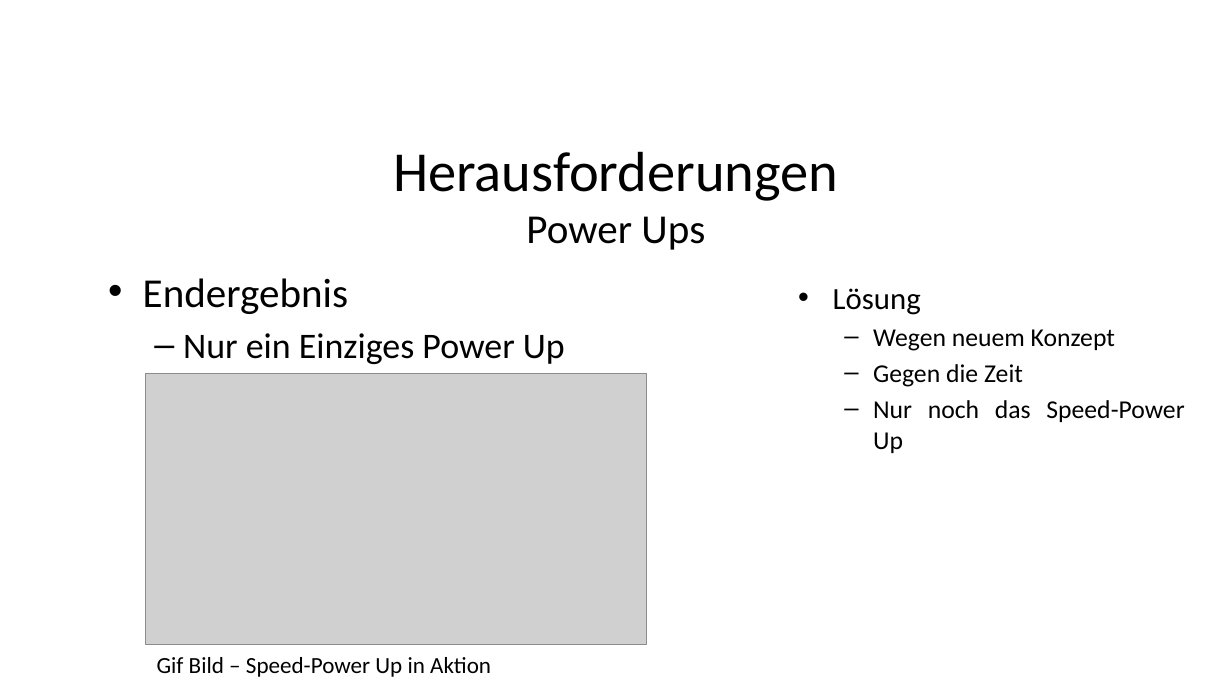
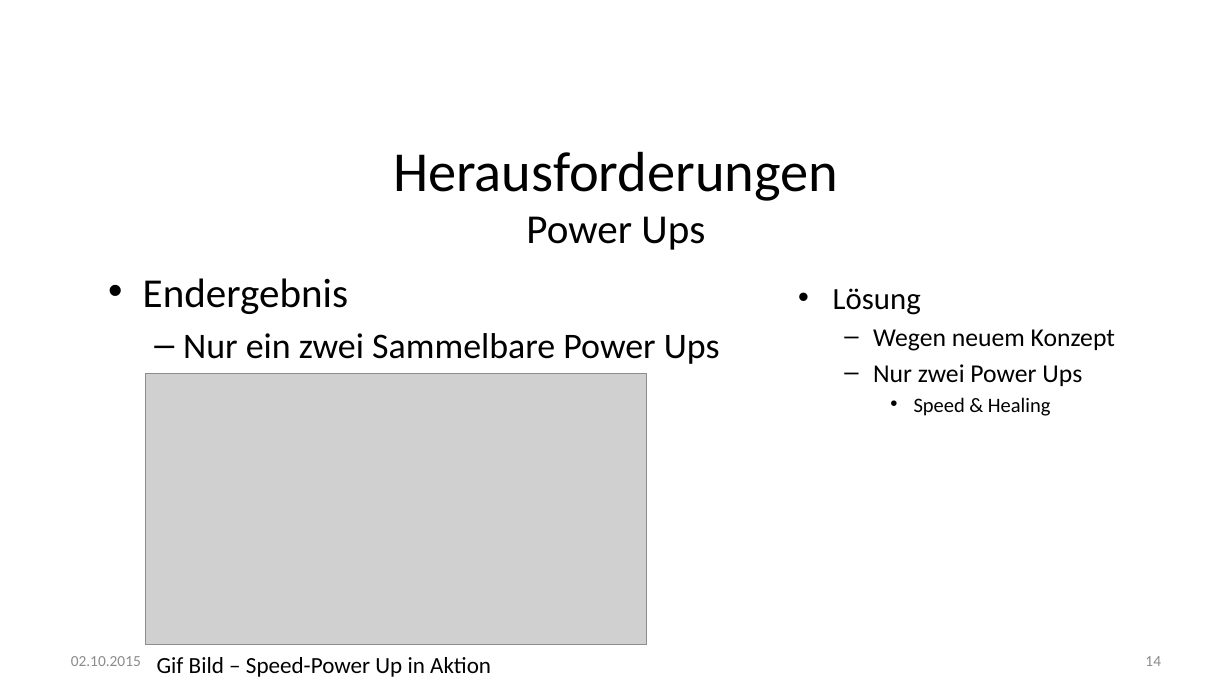
Before and after one commit to fdai3905/GDV2015, a slide deck: slide 14 of final/GDV - Finale Präsentation V0.9.pptx (slide 10 before the commit). Drawn at 1232x693 pixels with LibreOffice and Linux fonts; fonts in the diff are those of the drawing; grey boxes stand for pictures; background and template pictures are left out. Boxes give left, top, right and bottom in pixels: in the first picture for what was removed or moved away, otherwise in the second. Text is boxed around its words. In the diff, an @@ line names an element or a change of style, - is before the commit and + after.

```diff
--- a/final/GDV - Finale Präsentation V0.9.pptx
+++ b/final/GDV - Finale Präsentation V0.9.pptx
@@ text at (x1=183, y1=333, x2=720, y2=364): text changed @@
-  – Nur ein Einziges Power Up
+  – Nur ein zwei Sammelbare Power Ups
@@ text at (x1=873, y1=364, x2=1082, y2=416): text changed @@
-  – Gegen die Zeit
-  – Nur noch das Speed-Power Up
+  – Nur zwei Power Ups
+    • Speed & Healing
@@ text added at (x1=71, y1=656, x2=141, y2=666), 12 pt, text #8C8C8C @@
+02.10.2015
@@ page number added at (x1=1145, y1=656, x2=1161, y2=666), 12 pt, text #8C8C8C @@
+14
```
Also in this commit, not shown: 31 other slides changed, 7 slides added, 44 other files.
